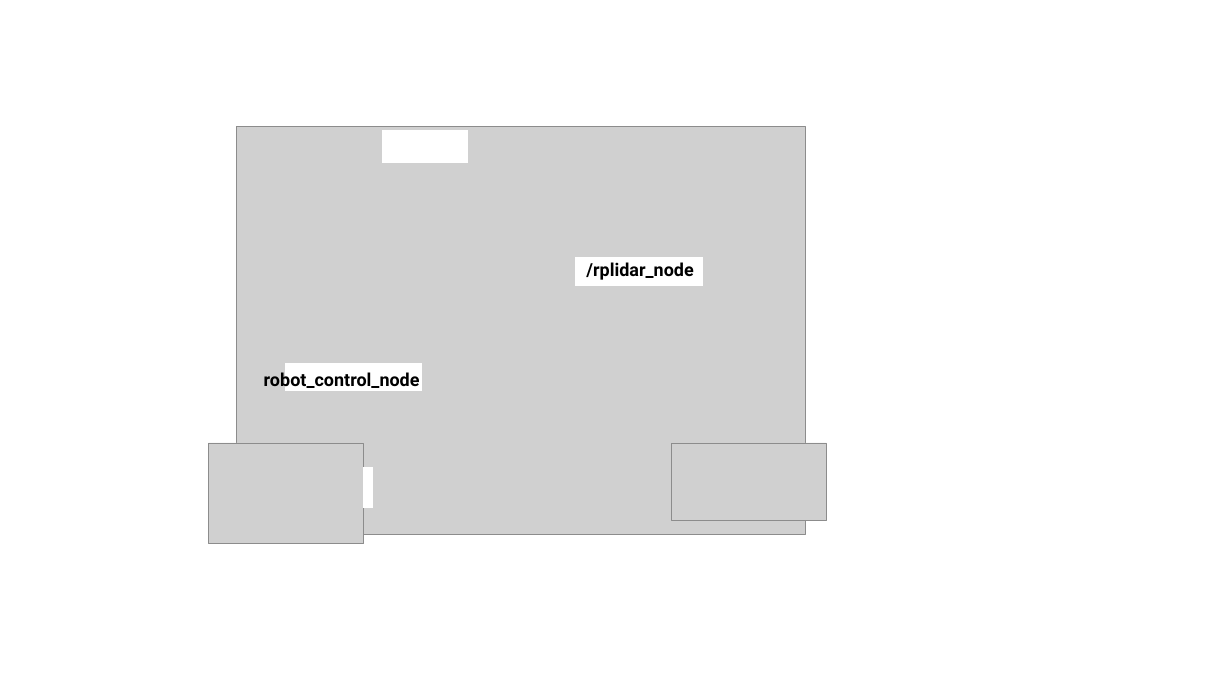
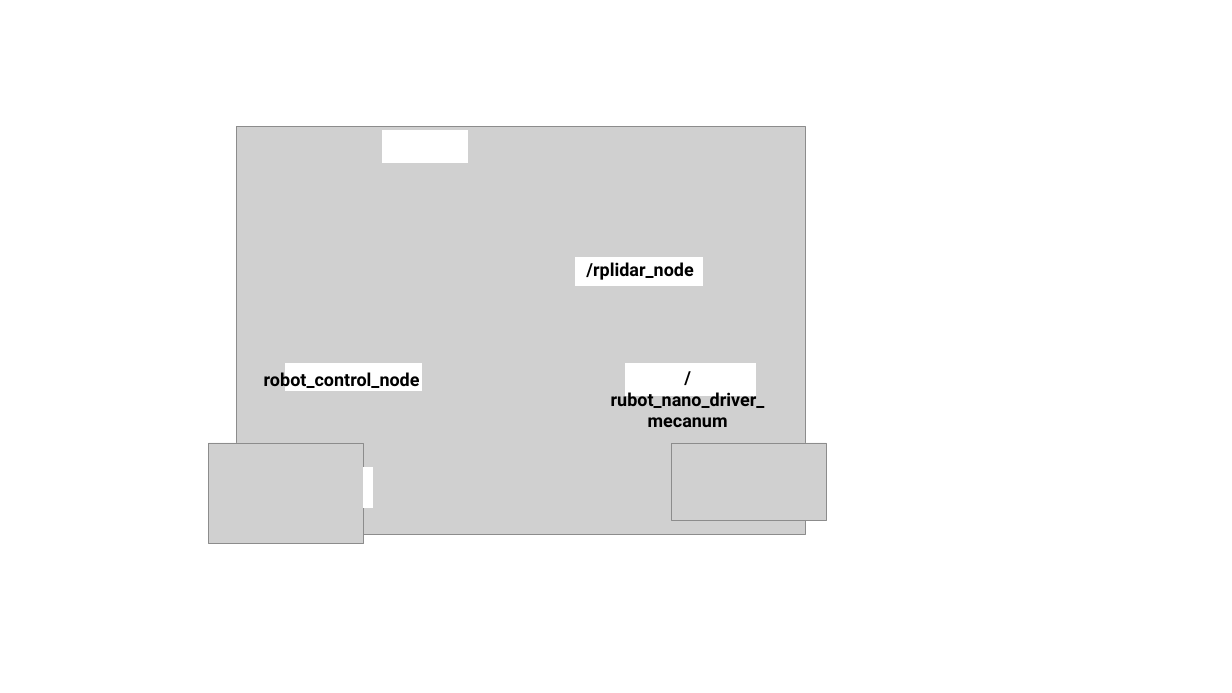
Before and after one commit to Promwo/ROS2_rUBot_mecanum_ws, a slide deck: slide 2 of Documentation/Images/03_Control/Bringup_pictures.pptx. Drawn at 1232x693 pixels with LibreOffice and Linux fonts; fonts in the diff are those of the drawing; grey boxes stand for pictures. Boxes give left, top, right and bottom in pixels: in the first picture for what was removed or moved away, otherwise in the second. Text is boxed around its words. In the diff, an @@ line names an element or a change of style, - is before the commit and + after.

```diff
--- a/Documentation/Images/03_Control/Bringup_pictures.pptx
+++ b/Documentation/Images/03_Control/Bringup_pictures.pptx
@@ text added at [611,389,765,427], 14 pt, text #000000, bold @@
+/rubot_nano_driver_mecanum
@@ rectangle added at [626,364,755,396], fill #FFFFFF, outline #FFFFFF 1.5 pt @@
```
Also in this commit, not shown: 2 other files.
